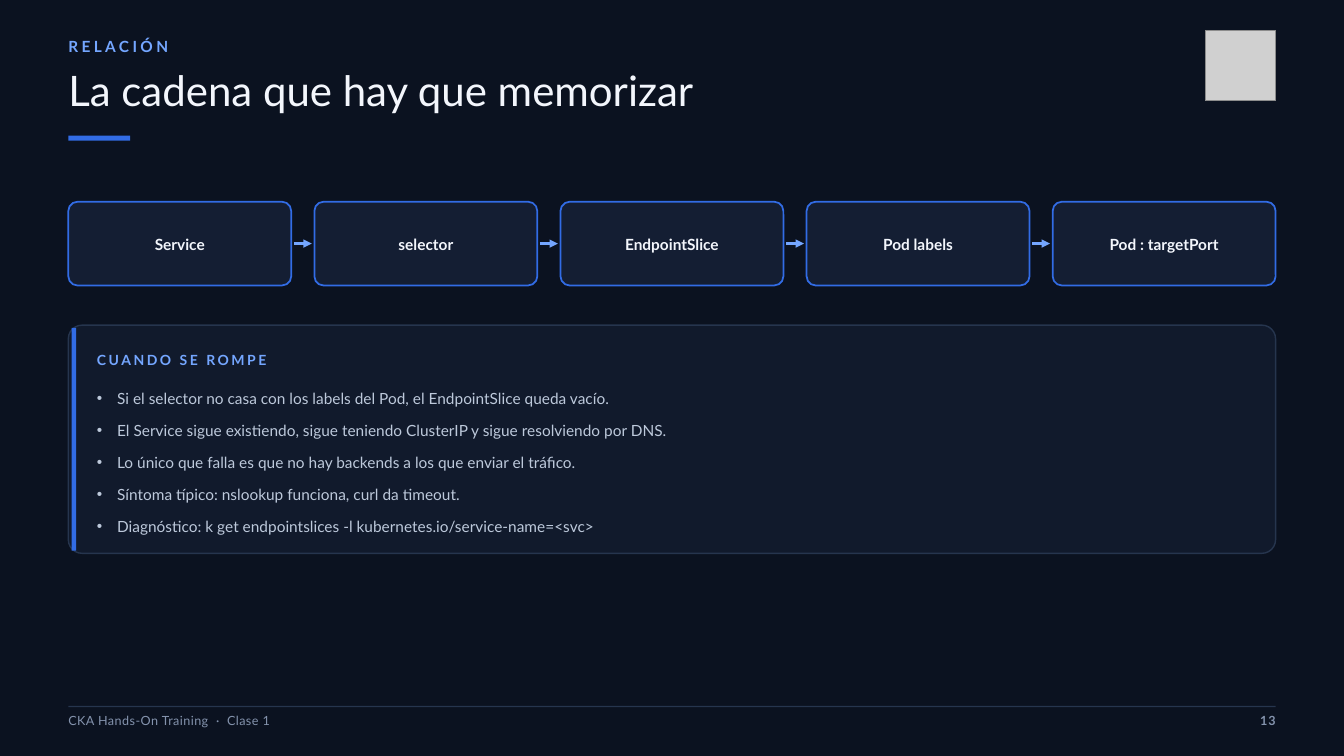
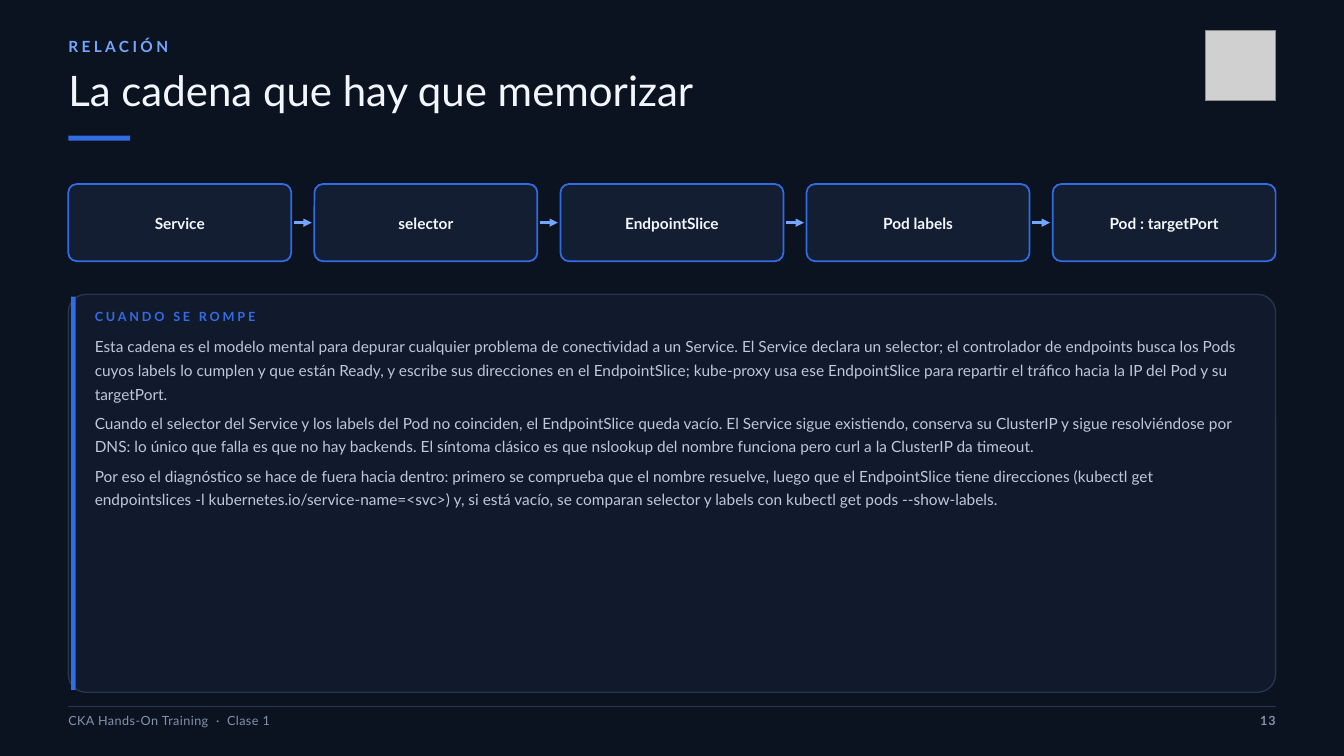
Before and after one commit to brettsacuna/CKA-TRAINING, a slide deck: slide 13 of CLASE-01/01-CLASE-01-CKA.pptx. Drawn at 1344x756 pixels with LibreOffice and Linux fonts; fonts in the diff are those of the drawing; grey boxes stand for pictures. Boxes give left, top, right and bottom in pixels: in the first picture for what was removed or moved away, otherwise in the second. Text is boxed around its words. In the diff, an @@ line names an element or a change of style, - is before the commit and + after.

```diff
--- a/CLASE-01/01-CLASE-01-CKA.pptx
+++ b/CLASE-01/01-CLASE-01-CKA.pptx
@@ rounded rectangle: place and size @@
-rounded rectangle at (69,202,291,285)
+rounded rectangle at (69,185,291,262)
@@ text "Service": place and size @@
-text "Service" at (155,238,205,250)
+text "Service" at (155,217,205,229)
@@ rounded rectangle: place and size @@
-rounded rectangle at (315,202,537,285)
+rounded rectangle at (315,185,537,262)
@@ text "selector": place and size @@
-text "selector" at (398,238,453,250)
+text "selector" at (398,217,453,229)
@@ rounded rectangle: place and size @@
-rounded rectangle at (561,202,783,285)
+rounded rectangle at (561,185,783,262)
@@ text "EndpointSlice": place and size @@
-text "EndpointSlice" at (625,238,719,253)
+text "EndpointSlice" at (625,217,719,232)
@@ rounded rectangle: place and size @@
-rounded rectangle at (807,202,1029,285)
+rounded rectangle at (807,185,1029,262)
@@ text "Pod labels": place and size @@
-text "Pod labels" at (883,238,953,250)
+text "Pod labels" at (883,217,953,229)
@@ rounded rectangle: place and size @@
-rounded rectangle at (1053,202,1275,285)
+rounded rectangle at (1053,185,1275,262)
@@ text "Pod : targetPort": place and size @@
-text "Pod : targetPort" at (1110,238,1219,253)
+text "Pod : targetPort" at (1110,217,1219,232)
@@ 4 arrows: place and size @@
-4 arrows at (294,244,1051,244)
+4 arrows at (294,223,1051,223)
@@ rounded rectangle: place and size @@
-rounded rectangle at (69,326,1276,554)
+rounded rectangle at (69,294,1276,693)
@@ rounded rectangle at (69,294,1276,693): proportions changed @@
@@ rectangle: place and size @@
-rectangle at (72,328,76,551)
+rectangle at (72,296,76,690)
@@ text at (95,312,255,321): size 10 to 9 pt, text colour #74A6FF to #326CE5, letter spacing 1.8 to 2 pt in "CUANDO SE ROMPE"; less space between paragraphs @@
@@ text "CUANDO SE ROMPE": place and size @@
-text "CUANDO SE ROMPE" at (97,354,667,535)
+text "CUANDO SE ROMPE" at (95,312,1236,508)
@@ text at (95,340,1236,508): text changed @@
-• Si el selector no casa con los labels del Pod, el EndpointSlice queda vacío.
-• El Service sigue existiendo, sigue teniendo ClusterIP y sigue resolviendo por DNS.
-• Lo único que falla es que no hay backends a los que enviar el tráfico.
-• Síntoma típico: nslookup funciona, curl da timeout.
-• Diagnóstico: k get endpointslices -l kubernetes.io/service-name=<svc>
+Esta cadena es el modelo mental para depurar cualquier problema de conectividad a un Service. El Service declara un selector; el controlador de endpoints busca los Pods cuyos labels lo cumplen y que están Ready, y escribe sus direcciones en el EndpointSlice; kube-proxy usa ese EndpointSlice para repartir el tráfico hacia la IP del Pod y su targetPort.
+Cuando el selector del Service y los labels del Pod no coinciden, el EndpointSlice queda vacío. El Service sigue existiendo, conserva su ClusterIP y sigue resolviéndose por DNS: lo único que falla es que no hay backends. El síntoma clásico es que nslookup del nombre funciona pero curl a la ClusterIP da timeout.
+Por eso el diagnóstico se hace de fuera hacia dentro: primero se comprueba que el nombre resuelve, luego que el EndpointSlice tiene direcciones (kubectl get endpointslices -l kubernetes.io/service-name=<svc>) y, si está vacío, se comparan selector y labels con kubectl get pods --show-labels.
```
Also in this commit, not shown: 9 other slides changed, 14 other files.
